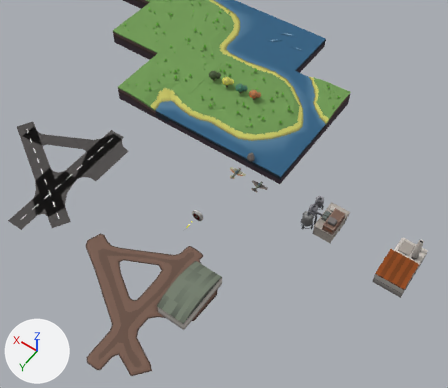
What one commit did to the glTF model assets/meshes.glb.
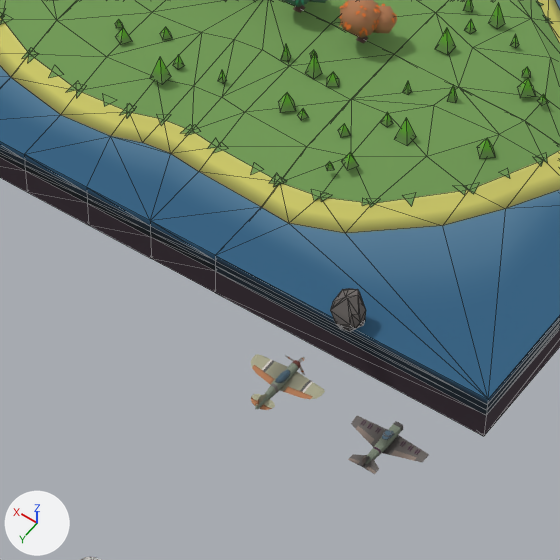
Each version appears first from a 50 mm camera at (-24.5, 39.57, 52.65) aimed at (0.38, 4.74, -2.08), and next in a close-up on the part from 39% to 66% of the width and 23% to 54% of the height. Arrows for +X, +Y and +Z are at lower left; the lights stay in place. The close-ups show mesh edges as thin lines. Where no turn or scale is listed for an object, it has been applied to the vertices.

In view in the first close-up: 'fighter-plane-1', 'fighter-plane-2', 'leaftree-1.003', 'rock-1', 't-ggwg-1.001', 't-gwgw-1', 't-gwwg-1', 't-gwwg-1.001', 't-gwww-2'.
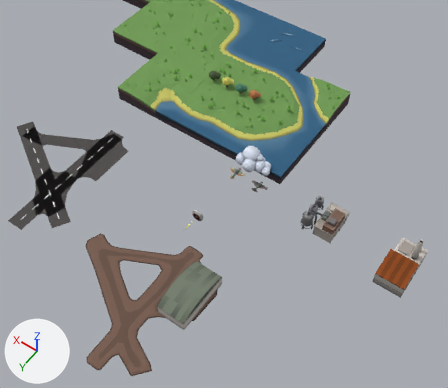
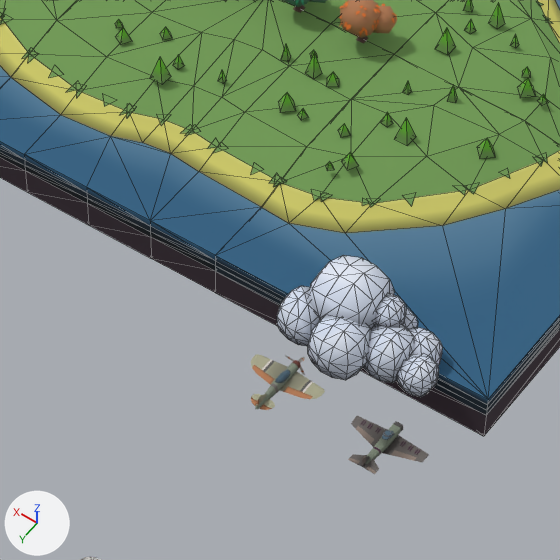
What changed in the scene script:
```text
Add me_cloud_001:
    me_cloud_001.from_pydata(...)  # 387 vertices, 680 faces; spans x -2.81..1.41, y -1.0..1.8, z -0.88..1.25
    me_cloud_001.materials.append(mat_material)  # picture img_palette
Add ob_cloud_001:
    ob_cloud_001 = bpy.data.objects.new('cloud.001', me_cloud_001)
    ob_cloud_001.location = (0.0, 0.0, 0.0)
```

Location of each change, (x1, y1, x2, y2) in pixels of the close-ups (560 x 560 px):
'cloud.001', added
    after: (277, 255, 443, 397)
